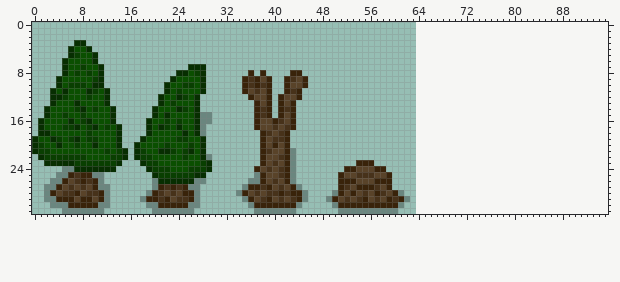
Sprite sheet -- graphics/structures/trees.png. Above, as it was before the edit.
The file is 64x32 pixels. The old version is drawn lined up with the new one, on the new canvas.
Once edited:
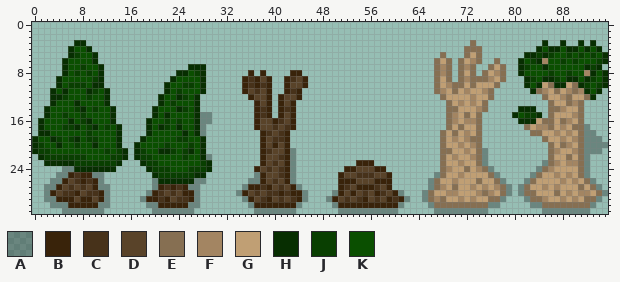
Palette (. is transparent): A #0000004b  B #39230a  C #47321a  D #594329  E #866f52  F #a38562  G #c09f74  H #072e01  J #093f01  K #0a4f00
Edits made:
canvas 64x32 -> 96x32
Changed rows in their new state; - is an unchanged pixel.
first column x 65:
 3 --------E-----------H--H--H-H--
 4 -------EEE---------HKHHKHHKHKH-
 5 ---E---EGE-------HHJHJKKJKJKJKH
 6 --EGE-EGFE--E---HKJHFKKJKJKKKJH
 7 --EFE-EFE--EGE--HJKKHKKKKKKHJH-
 8 --EFE-EGE-EGFE--HKKKKJKKJKKFHKH
 9 --EGE-EFEEEFGE---HJKHHJKHHKHJKH
10 --EGFEEGEGGGE----HKHGEHHGEHJKJH
11 --EFGEGFGGFE------HEFGEGFEFHKH-
12 ---EGGGGFGGE--------EGGFEGGEH--
13 ----EGFGFGE----------EGGEFE----
14 ----EEGGGFE-----HHH--EEFGGE----
15 ----EFGEGE-----HKJJH-EGGGFE----
16 ----EFGFFE------HHHGEEGEFGE----
17 ----EGEGGE-------EGFFEGFGEEA---
18 ---EGEGFGE--------EEGGFGFGEAA--
19 ---EGFGFEE----------EGGFGFEAAA-
20 ---EGGFGFE-----------EGEFGEAAAA
21 ---EEGGFGEA----------EFGGFEAAA-
22 ---EGFGGFEA----------EGGEGEA---
23 ---EGGFGGEA---------AEFGFFEA---
24 ---EFGGEGFEA-------AEFGGGGEA---
25 --AEGGFGGGGEA-----AEGGFGFGEA---
26 -AEGGFGGGEGGEA---AEGGGGFGFGEA--
27 -AEFGEGGFGFGFEA-AEGGFGFGGGEGEA-
28 AEGGFFGGGFEFGEA-AEEGGGEGFGFFGEA
29 AEFEGGFGFGGEEA---AEEFGGFGFGEEA-
30 -AEEEEEEEEEAA-----AAEEEEEEEEA--
31 --AAAAAAAAA---------AAAAAAAA---
